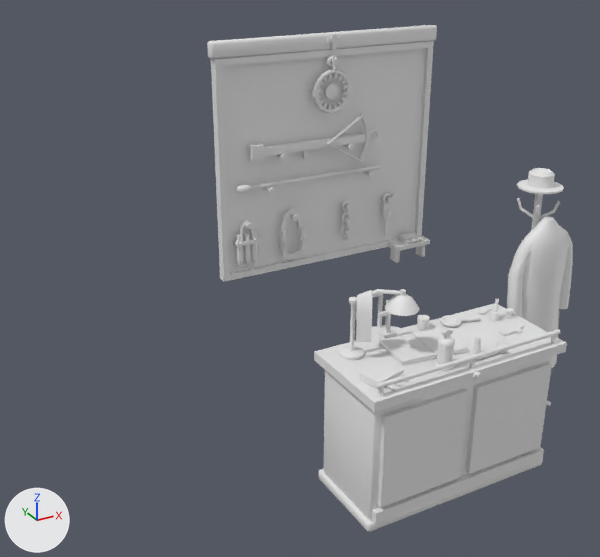
Before and after pictures for a commit that changed the glTF model assets/eclipse/kit/library_corner.glb.
One viewpoint serves both versions: a 50 mm lens placed at (-3.3, -3.98, 3.79), pointed at (-0.71, 0.72, 1.44). Arrows for +X, +Y and +Z are at lower left; the lights stay in place. The first picture is the older version.

Objects in the first picture: 'coat_hook', 'crossbow', 'desk', 'hunt_rack', 'lamp', 'ledger', 'rituale', 'stole', 'trap_jaws' and 16 more.
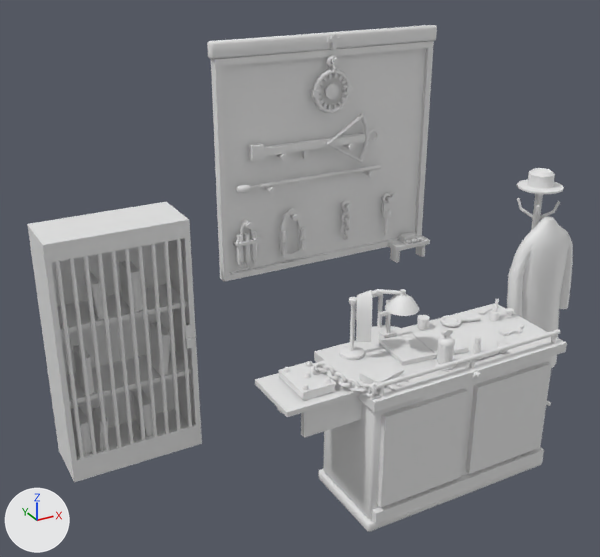
What differs and where, as boxes (x1, y1, x2, y2) in the pictures (600 x 557 px):
'quarantine_cage', added
    after: (27, 202, 202, 482)
'chained_book_rest', added
    after: (255, 360, 362, 438)
'chained_book_cover', added
    after: (278, 361, 336, 395)
'quarantine_book_4', added
    after: (149, 322, 170, 375)
'quarantine_book_6', added
    after: (119, 261, 143, 312)
'chained_book_chain', added
    after: (316, 361, 381, 400)
'quarantine_book_2', added
    after: (131, 388, 153, 437)
'quarantine_book_0', added
    after: (70, 407, 92, 455)
'quarantine_book_3', added
    after: (73, 345, 94, 394)
'quarantine_book_5', added
    after: (83, 272, 104, 319)
'quarantine_book_1', added
    after: (92, 406, 108, 451)
'chained_book_block', added
    after: (279, 373, 336, 401)

The change, as a list of edits to the scene's bpy script:
```text
Add ob_quarantine_cage:
    ob_quarantine_cage = bpy.data.objects.new('quarantine_cage', me_quarantine_cage)  # 232 vertices, 412 faces; spans x -2.35..-1.35, y 1.11..1.6, z 0.0..1.85; in mat_wood (white #e7e7e7), mat_steel (white #e7e7e7), mat_brass (white #e7e7e7)
    ob_quarantine_cage.location = (0.0, 0.0, 0.0)
Add ob_quarantine_book_6:
    ob_quarantine_book_6 = bpy.data.objects.new('quarantine_book_6', me_quarantine_book_6)  # 22 vertices, 40 faces; spans x -1.788..-1.712, y 1.2..1.44, z 1.218..1.518; in mat_leather_old (white #e7e7e7), mat_paper (white #e7e7e7)
    ob_quarantine_book_6.location = (0.0, 0.0, 0.0)
Add ob_quarantine_book_5:
    ob_quarantine_book_5 = bpy.data.objects.new('quarantine_book_5', me_quarantine_book_5)  # 22 vertices, 40 faces; spans x -2.058..-1.97, y 1.2..1.41, z 1.218..1.493; in mat_leather_old (white #e7e7e7), mat_paper (white #e7e7e7)
    ob_quarantine_book_5.location = (0.0, 0.0, 0.0)
Add ob_quarantine_book_4:
    ob_quarantine_book_4 = bpy.data.objects.new('quarantine_book_4', me_quarantine_book_4)  # 22 vertices, 40 faces; spans x -1.634..-1.52, y 1.2..1.45, z 0.658..0.985; in mat_leather_old (white #e7e7e7), mat_paper (white #e7e7e7)
    ob_quarantine_book_4.location = (0.0, 0.0, 0.0)
Add ob_quarantine_book_3:
    ob_quarantine_book_3 = bpy.data.objects.new('quarantine_book_3', me_quarantine_book_3)  # 22 vertices, 40 faces; spans x -2.182..-2.118, y 1.2..1.43, z 0.658..0.948; in mat_leather_old (white #e7e7e7), mat_paper (white #e7e7e7)
    ob_quarantine_book_3.location = (0.0, 0.0, 0.0)
Add ob_quarantine_book_2:
    ob_quarantine_book_2 = bpy.data.objects.new('quarantine_book_2', me_quarantine_book_2)  # 22 vertices, 40 faces; spans x -1.784..-1.68, y 1.2..1.46, z 0.103..0.448; in mat_leather_old (white #e7e7e7), mat_paper (white #e7e7e7)
    ob_quarantine_book_2.location = (0.0, 0.0, 0.0)
Add ob_quarantine_book_1:
    ob_quarantine_book_1 = bpy.data.objects.new('quarantine_book_1', me_quarantine_book_1)  # 22 vertices, 40 faces; spans x -2.13..-2.039, y 1.2..1.42, z 0.103..0.408; in mat_leather_old (white #e7e7e7), mat_paper (white #e7e7e7)
    ob_quarantine_book_1.location = (0.0, 0.0, 0.0)
Add ob_quarantine_book_0:
    ob_quarantine_book_0 = bpy.data.objects.new('quarantine_book_0', me_quarantine_book_0)  # 22 vertices, 40 faces; spans x -2.255..-2.185, y 1.2..1.44, z 0.103..0.433; in mat_leather_old (white #e7e7e7), mat_paper (white #e7e7e7)
    ob_quarantine_book_0.location = (0.0, 0.0, 0.0)
Add ob_chained_book_rest:
    ob_chained_book_rest = bpy.data.objects.new('chained_book_rest', me_chained_book_rest)  # a box spanning x -1.32..-0.8, y -0.22..0.22, z 1.015..1.05, material slot 0; a box spanning x -1.18..-0.76, y -0.18..-0.14, z 0.8..1.015, material slot 1; a box spanning x -1.18..-0.76, y 0.14..0.18, z 0.8..1.015, material slot 1; in mat_wood (white #e7e7e7), mat_steel (white #e7e7e7)
    ob_chained_book_rest.location = (0.0, 0.0, 0.0)
Add ob_chained_book_cover:
    ob_chained_book_cover = bpy.data.objects.new('chained_book_cover', me_chained_book_cover)  # 146 vertices, 268 faces; spans x -1.18..-0.932, y -0.16..0.16, z 1.098..1.196; in mat_leather_old (white #e7e7e7), mat_steel (white #e7e7e7)
    ob_chained_book_cover.location = (0.0, 0.0, 0.0)
Add ob_chained_book_chain:
    ob_chained_book_chain = bpy.data.objects.new('chained_book_chain', me_chained_book_chain)  # 448 vertices, 888 faces; spans x -0.99..-0.712, y -0.353..0.044, z 0.997..1.18; in mat_steel (white #e7e7e7), mat_brass (white #e7e7e7)
    ob_chained_book_chain.location = (0.0, 0.0, 0.0)
Add ob_chained_book_block:
    ob_chained_book_block = bpy.data.objects.new('chained_book_block', me_chained_book_block)  # 18 vertices, 32 faces; spans x -1.18..-0.94, y -0.16..0.16, z 1.053..1.098; in mat_leather_old (white #e7e7e7), mat_paper (white #e7e7e7)
    ob_chained_book_block.location = (0.0, 0.0, 0.0)
```
